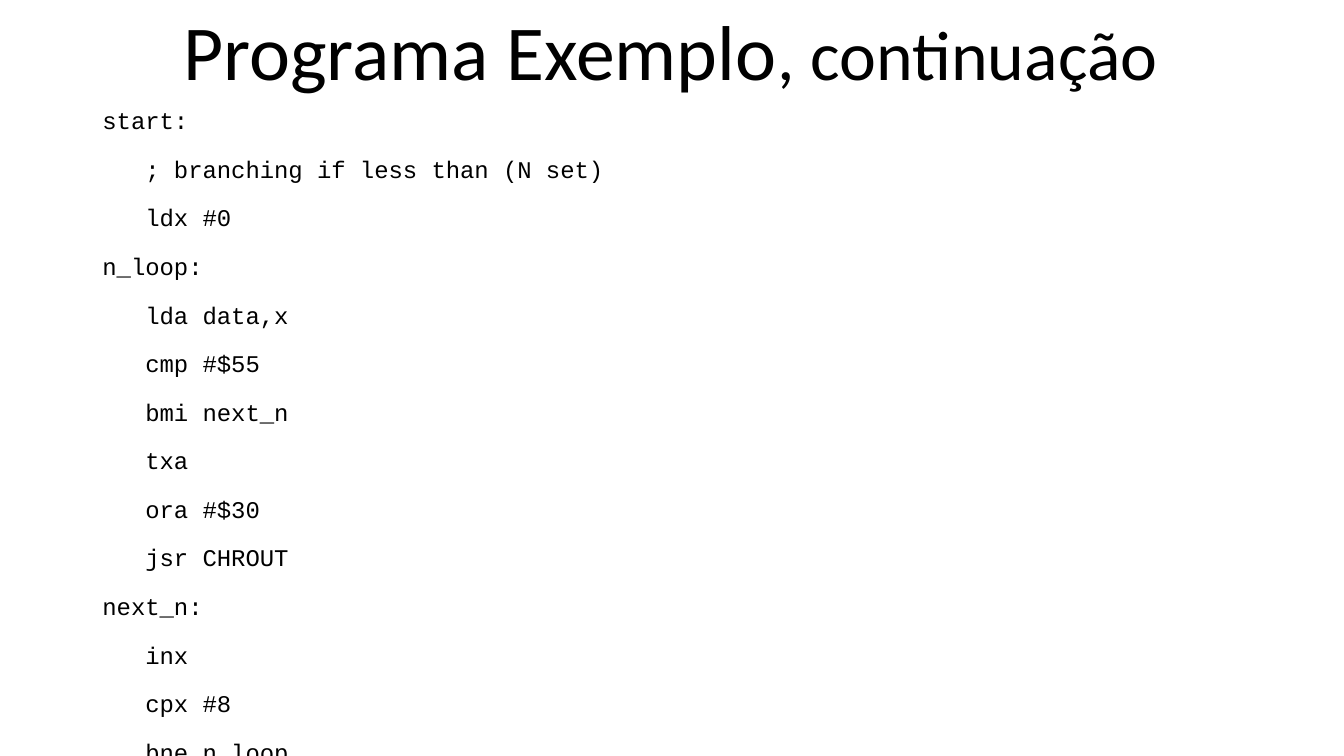
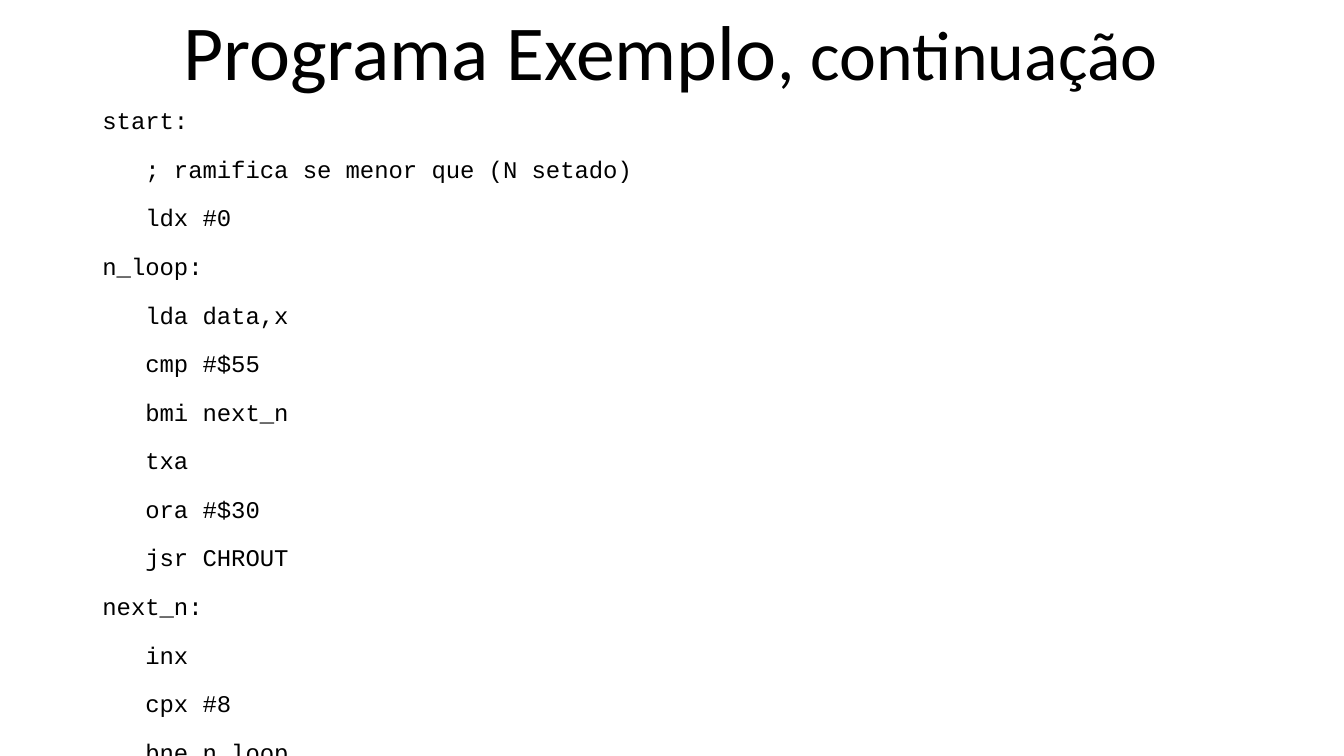
Before and after one commit to cwagnersc/x16-assembly-tutorial, a slide deck: slide 11 of Lesson3/Lesson3.odp. Drawn at 1344x756 pixels with LibreOffice and Linux fonts; fonts in the diff are those of the drawing. Boxes give left, top, right and bottom in pixels: in the first picture for what was removed or moved away, otherwise in the second. Text is boxed around its words. In the diff, an @@ line names an element or a change of style, - is before the commit and + after.

Commit message:
Tradução do programa exemplo no slide

```diff
--- a/Lesson3/Lesson3.odp
+++ b/Lesson3/Lesson3.odp
@@ text at (174, 160, 632, 183): text changed @@
-; branching if less than (N set)
+; ramifica se menor que (N setado)
```
Also in this commit, not shown: 1 other slide changed.
